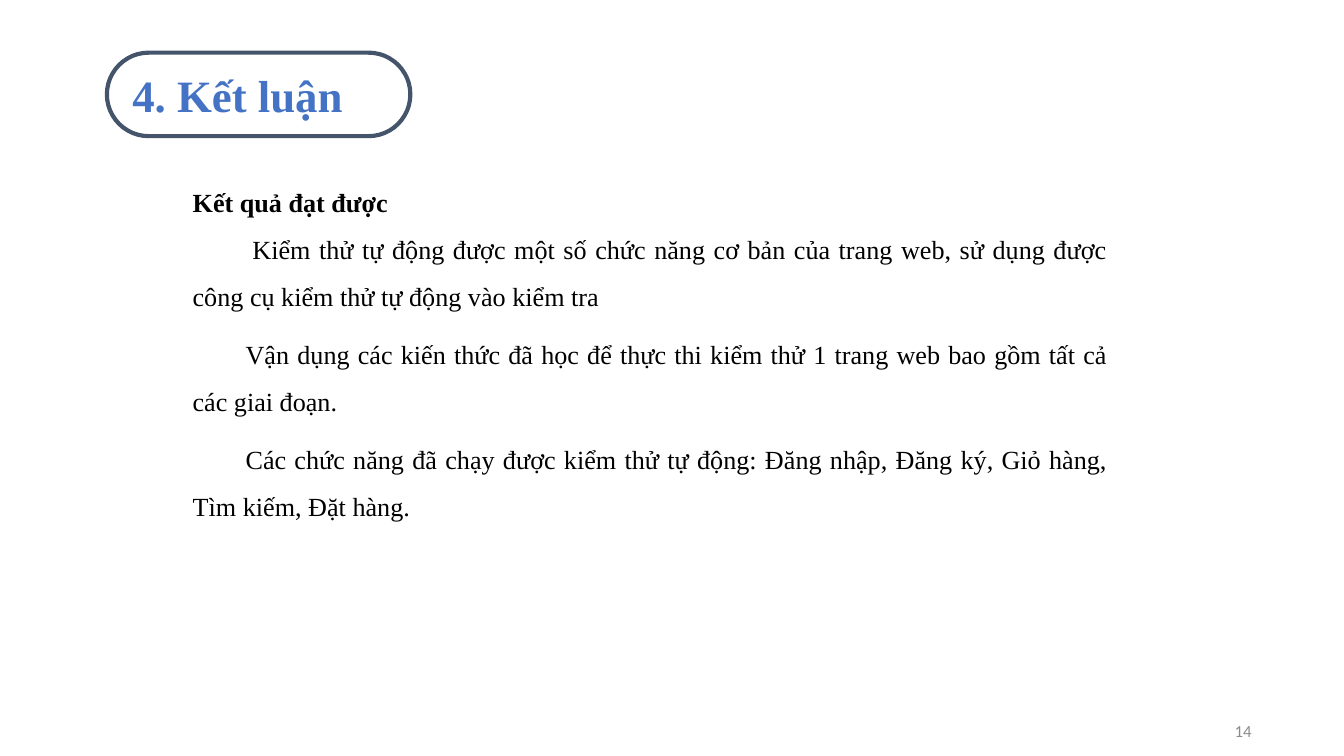
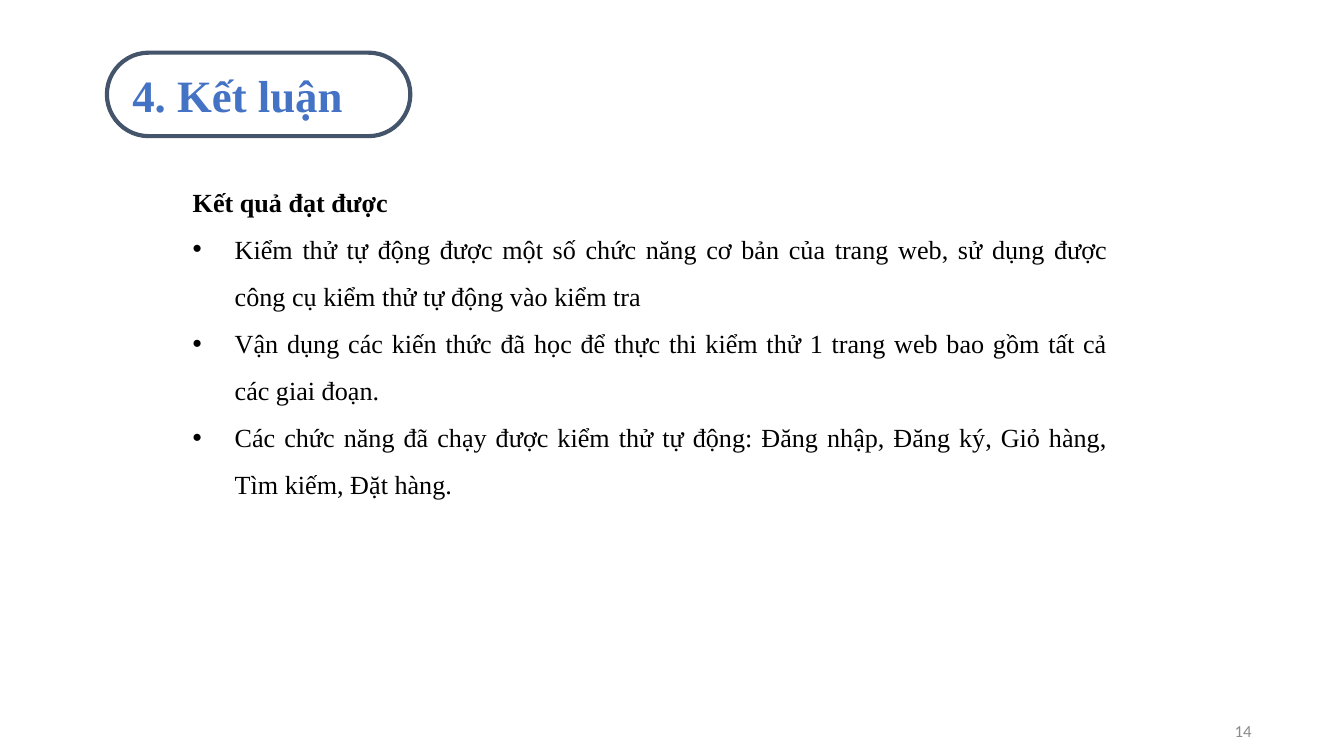
Before and after one commit to doanhuongly120620/DATN, a slide deck: slide 14 of Đồ án tốt nghiệp.pptx. Drawn at 1344x756 pixels with LibreOffice and Linux fonts; fonts in the diff are those of the drawing; background and template pictures are left out. Boxes give left, top, right and bottom in pixels: in the first picture for what was removed or moved away, otherwise in the second. Text is boxed around its words. In the diff, an @@ line names an element or a change of style, - is before the commit and + after.

```diff
--- a/Đồ án tốt nghiệp.pptx
+++ b/Đồ án tốt nghiệp.pptx
@@ text at (235, 240, 1107, 500): bullet none to •; less space between paragraphs @@
```
Also in this commit, not shown: 5 other slides changed.
